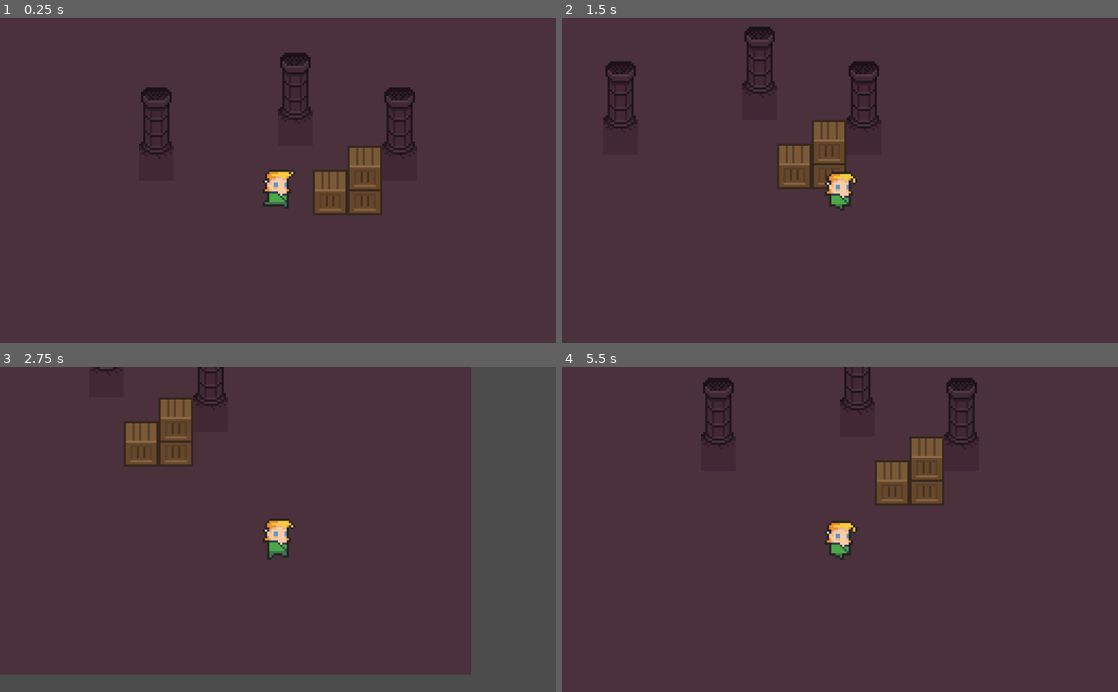
Above: before the commit, frames 1-4 (two rows, left to right).
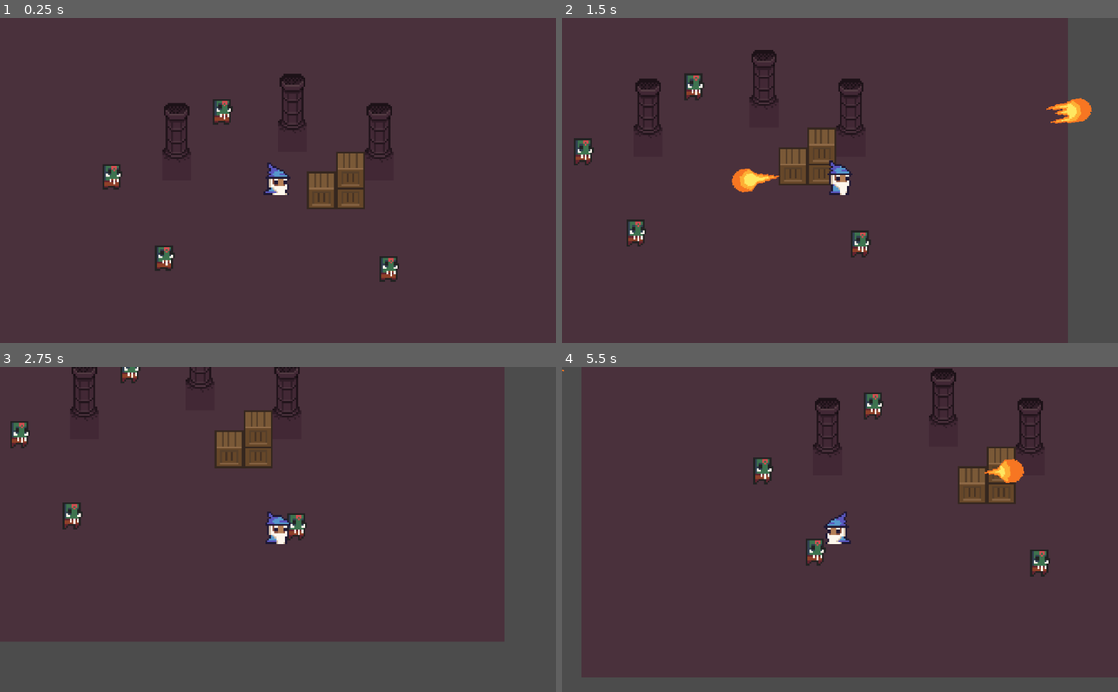
Above: after the commit, the same moments.

Repository: gotneb/cripta_dungeon
Game: Godot game, scene res://scenes/dungeon.tscn
Two runs of this game, one before a commit and one after it. Both use one fixed random seed, a clock stepped at 60 frames per second and the inputs below.
Inputs (mouse positions are in pixels of both pictures, inside the frame that each line leads up to):
- Up to frame 1 (0.25 s): no input
- Up to frame 2 (1.5 s): move the mouse to (962, 164) at 0.52 s; hold Right (right) 0.53-1.28 s; click (962, 164) at 0.6 s; move the mouse to (728, 196) at 1.27 s; hold Down (down) from 1.28 s (still down); click (728, 196) at 1.35 s
- Up to frame 3 (2.75 s): move the mouse to (333, 458) at 2.02 s; release Down (down) at 2.03 s; hold Right (right) from 2.03 s (still down); click (333, 458) at 2.1 s
- Up to frame 4 (5.5 s): move the mouse to (812, 594) at 2.77 s; release Right (right) at 2.78 s; hold Up (ui_up) 2.78-3.53 s; click (812, 594) at 2.85 s; move the mouse to (1006, 578) at 3.52 s; hold Left (left) 3.53-5.03 s; click (1006, 578) at 3.6 s; move the mouse to (673, 480) at 4.27 s; click (673, 480) at 4.35 s; move the mouse to (867, 529) at 5.02 s; hold Down (down) from 5.03 s (still down); click (867, 529) at 5.1 s

The runs differ from the first frame. In frame 1, 5.0% of the frame differs, in the area x 18-75%, y 10-82%; in frame 2, 14%; in frame 3, 19%, in the area x 0-91%, y 0-95%; in frame 4, 15%.

Commit message:
Consertado bug bola de fogo
As vezes a bola de fogo ia em direcoes nao orientadas pelo player.

Diff:
--- a/src/project.godot
+++ b/src/project.godot
@@ -78,8 +78,15 @@
 attack={
 "deadzone": 0.5,
 "events": [ Object(InputEventMouseButton,"resource_local_to_scene":false,"resource_name":"","device":0,"alt":false,"shi …(212 unchanged characters)…
+, Object(InputEventKey,"resource_local_to_scene":false,"resource_name":"","device":0,"alt":false,"shift":false,"control":false,"meta":false,"command":false,"pressed":false,"scancode":0,"physical_scancode":32,"unicode":0,"echo":false,"script":null)
  ]
 }
+
+[layer_names]
+
+2d_physics/layer_1="Player"
+2d_physics/layer_2="Enemies"
+2d_physics/layer_3="Projectiles"
 
 [physics]
 
--- a/src/scenes/dungeon.tscn
+++ b/src/scenes/dungeon.tscn
@@ -1,8 +1,9 @@
-[gd_scene load_steps=9 format=2]
+[gd_scene load_steps=10 format=2]
 
 [ext_resource path="res://assets/tileset.png" type="Texture" id=1]
 [ext_resource path="res://assets/walls.png" type="Texture" id=2]
-[ext_resource path="res://scenes/playable_characters/elf.tscn" type="PackedScene" id=4]
+[ext_resource path="res://scenes/enemies/orc_shaman.tscn" type="PackedScene" id=3]
+[ext_resource path="res://scenes/playable_characters/wizzard.tscn" type="PackedScene" id=4]
 
 [sub_resource type="TileSet" id=1]
 0/name = "tileset.png 0"
@@ -452,4 +453,18 @@
 format = 1
 tile_data = PoolIntArray( -65535, 1, 0, -65534, 0, 0, 720914, 1, 0, 720915, 0, 0 )
 
-[node name="Elf" parent="." instance=ExtResource( 4 )]
+[node name="Enemies" type="Node2D" parent="."]
+
+[node name="Orc Shaman" parent="Enemies" instance=ExtResource( 3 )]
+position = Vector2( -64, 40 )
+
+[node name="Orc Shaman2" parent="Enemies" instance=ExtResource( 3 )]
+position = Vector2( -32, -41 )
+
+[node name="Orc Shaman3" parent="Enemies" instance=ExtResource( 3 )]
+position = Vector2( 60, 46 )
+
+[node name="Orc Shaman4" parent="Enemies" instance=ExtResource( 3 )]
+position = Vector2( -93, -5 )
+
+[node name="Wizzard" parent="." instance=ExtResource( 4 )]
--- a/src/scenes/enemies/orc_shaman.tscn
+++ b/src/scenes/enemies/orc_shaman.tscn
@@ -14,12 +14,12 @@
 "frames": [ ExtResource( 1 ), ExtResource( 6 ), ExtResource( 2 ), ExtResource( 7 ) ],
 "loop": true,
 "name": "idle",
-"speed": 5.0
+"speed": 6.0
 }, {
 "frames": [ ExtResource( 4 ), ExtResource( 8 ), ExtResource( 3 ), ExtResource( 5 ) ],
 "loop": true,
 "name": "run",
-"speed": 5.0
+"speed": 9.0
 } ]
 
 [sub_resource type="CapsuleShape2D" id=2]
@@ -30,7 +30,8 @@
 
 [node name="AnimatedSprite" type="AnimatedSprite" parent="."]
 frames = SubResource( 1 )
-animation = "run"
+animation = "idle"
+playing = true
 
 [node name="CollisionShape2D" type="CollisionShape2D" parent="."]
 position = Vector2( 1, 1 )
--- a/src/scenes/playable_characters/wizzard.tscn
+++ b/src/scenes/playable_characters/wizzard.tscn
@@ -40,6 +40,7 @@
 position = Vector2( -1, -6 )
 frames = SubResource( 2 )
 animation = "idle"
+frame = 1
 playing = true
 
 [node name="CollisionShape2D" type="CollisionShape2D" parent="."]
--- a/src/scenes/projectiles/wizzard/fire.tscn
+++ b/src/scenes/projectiles/wizzard/fire.tscn
@@ -16,7 +16,7 @@
 } ]
 
 [sub_resource type="CircleShape2D" id=2]
-radius = 6.08276
+radius = 5.0
 
 [node name="Fire Ball" type="KinematicBody2D"]
 collision_layer = 4
@@ -29,7 +29,7 @@
 frame = 2
 
 [node name="CollisionShape2D" type="CollisionShape2D" parent="."]
-position = Vector2( 8, -1 )
+position = Vector2( 9, -1 )
 shape = SubResource( 2 )
 
 [node name="Timer" type="Timer" parent="."]
--- a/src/scripts/playable_characters/wizzard.gd
+++ b/src/scripts/playable_characters/wizzard.gd
@@ -64,6 +64,6 @@
 func throw_fire_ball() -> void:
 	var fire := fire_ball_path.instance()
 	fire.position = $SpelsPositon/Position.global_position
-	fire.velocity =  get_global_mouse_position()
+	fire.direction =  get_global_mouse_position() - position
 	fire.rotate($SpelsPositon.rotation)
 	get_parent().add_child(fire)
--- a/src/scripts/projectiles/wizzard/fire_ball.gd
+++ b/src/scripts/projectiles/wizzard/fire_ball.gd
@@ -1,7 +1,7 @@
 extends KinematicBody2D
 
 const speed := 100
-var velocity := Vector2.ZERO
+var direction := Vector2.ZERO
 
 
 func _ready():
@@ -14,8 +14,8 @@
 
 
 func _move(delta: float) -> void:
-	var direction = velocity / velocity.length()
-	velocity = move_and_slide(direction * speed * delta * 100)
+	direction = direction / direction.length()
+	move_and_slide(direction * speed * delta * 100)
 
 
 # Destroi pra n acupar espaco na memoria
